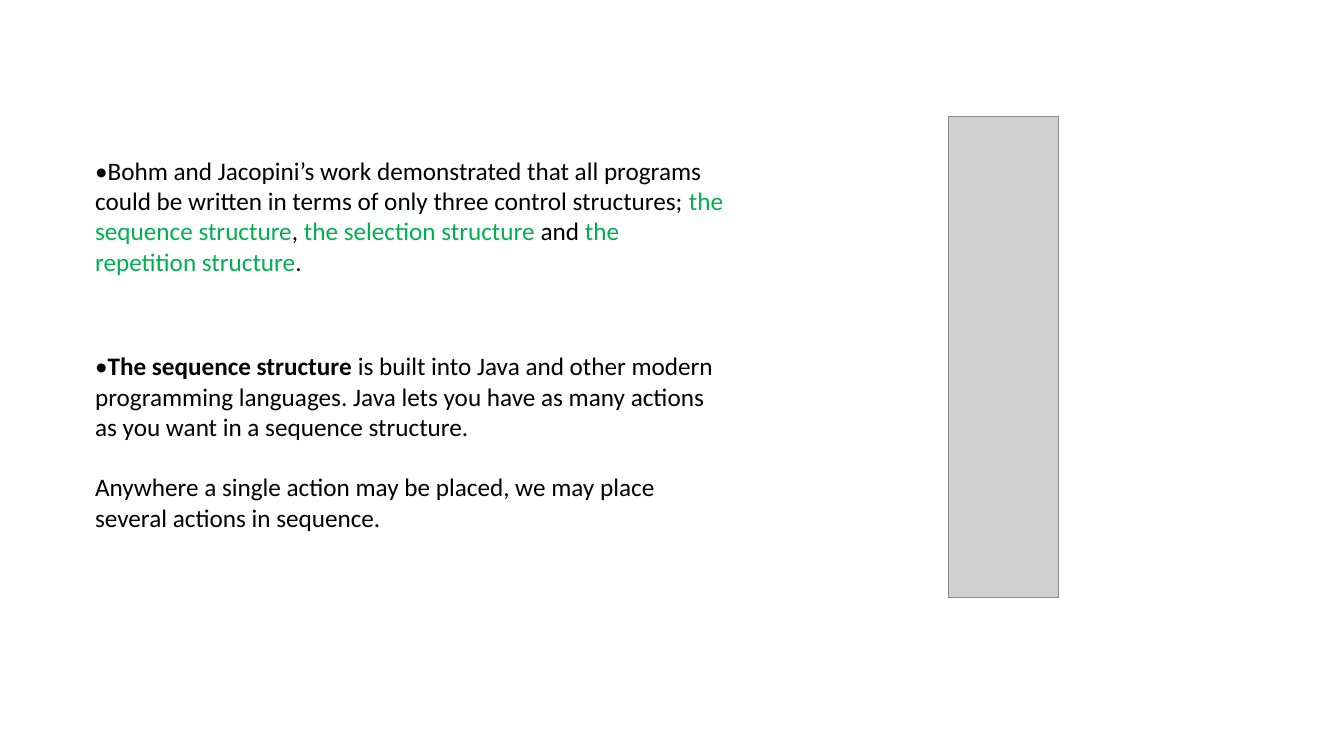
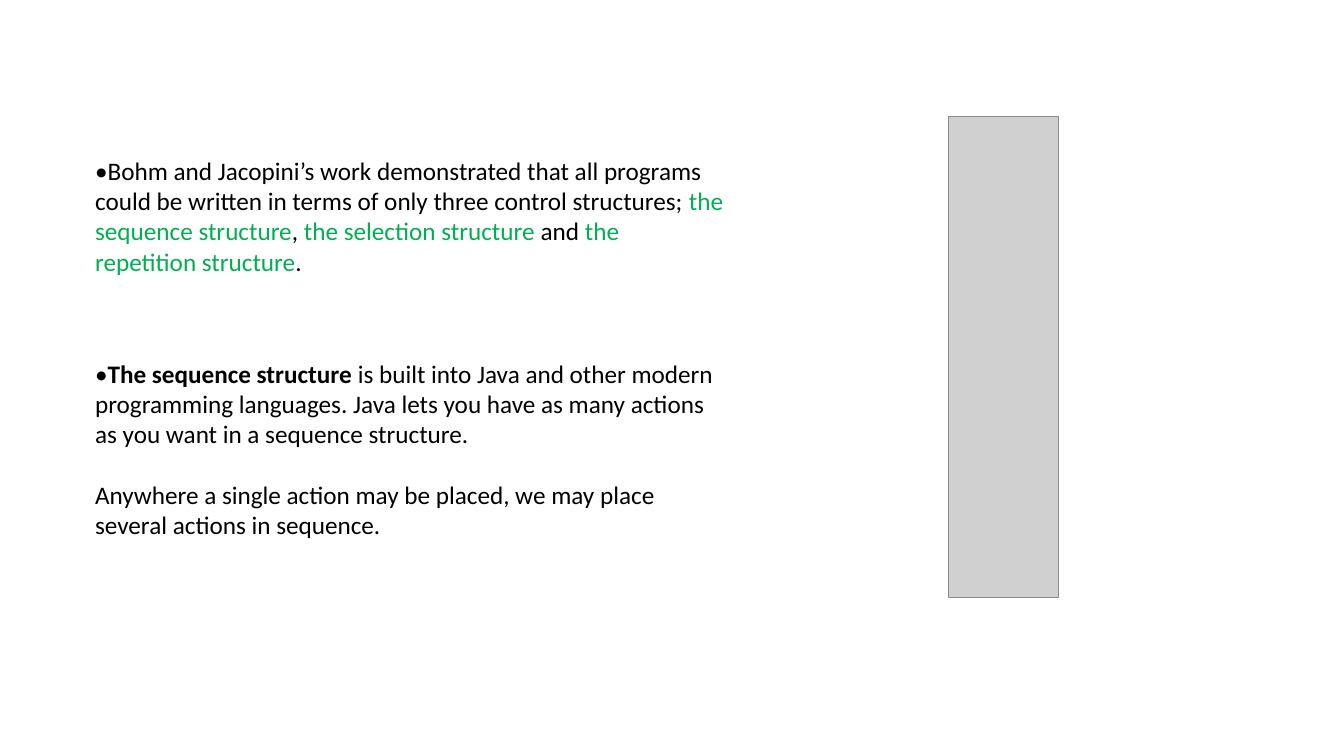
Before and after one commit to AnilJava95/Other, a slide deck: slide 4 of Computer Science and Programming Languages/Control Statements and Structured Programming.pptx. Drawn at 1344x756 pixels with LibreOffice and Linux fonts; fonts in the diff are those of the drawing; grey boxes stand for pictures. Boxes give left, top, right and bottom in pixels: in the first picture for what was removed or moved away, otherwise in the second. Text is boxed around its words. In the diff, an @@ line names an element or a change of style, - is before the commit and + after.

```diff
--- a/Computer Science and Programming Languages/Control Statements and Structured Programming.pptx
+++ b/Computer Science and Programming Languages/Control Statements and Structured Programming.pptx
@@ text "•The sequence structure is built ...": place and size @@
-text "•The sequence structure is built ..." at bbox=[95, 357, 713, 531]
+text "•The sequence structure is built ..." at bbox=[95, 365, 713, 538]
```
Also in this commit, not shown: 8 other slides changed, 41 other files.
